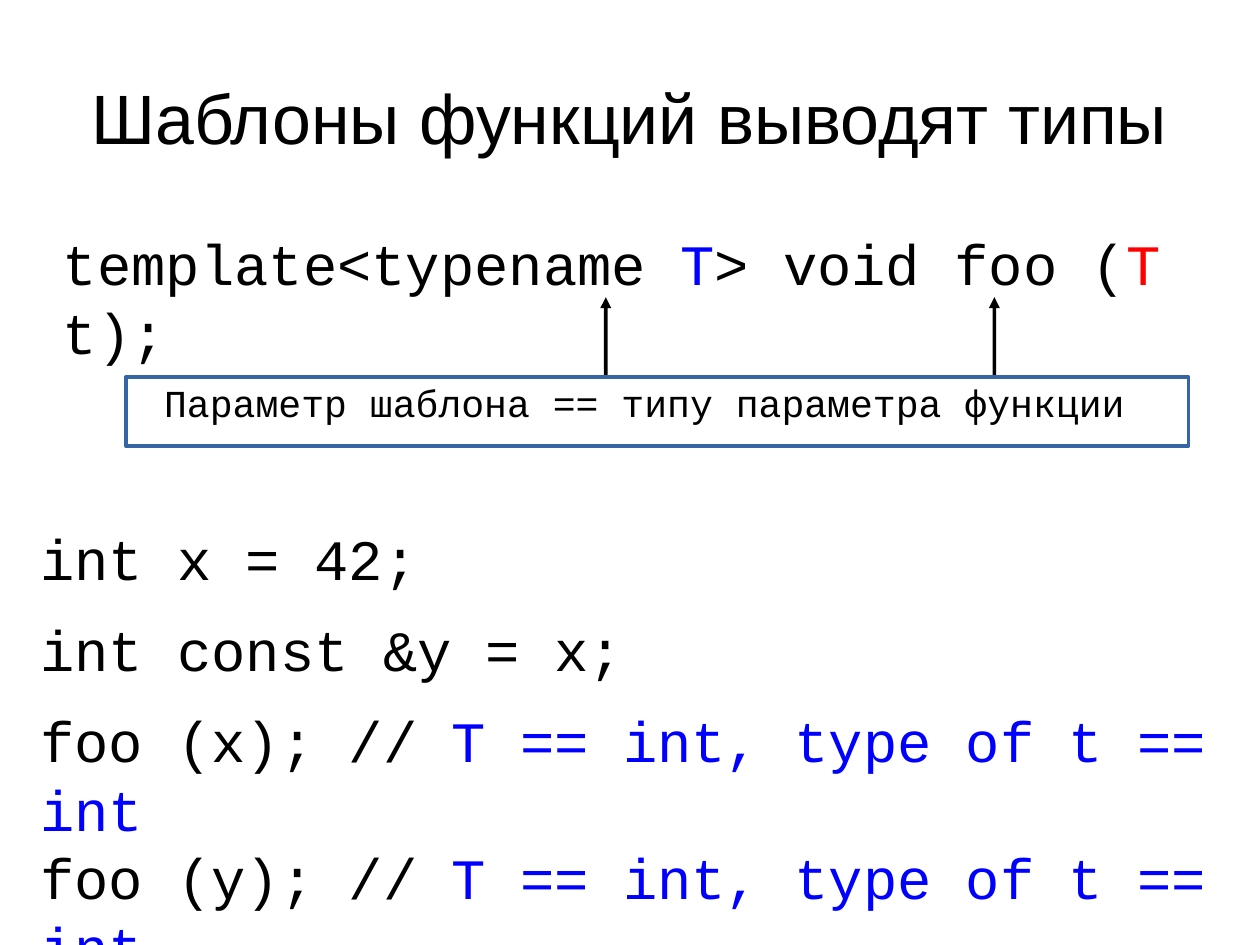
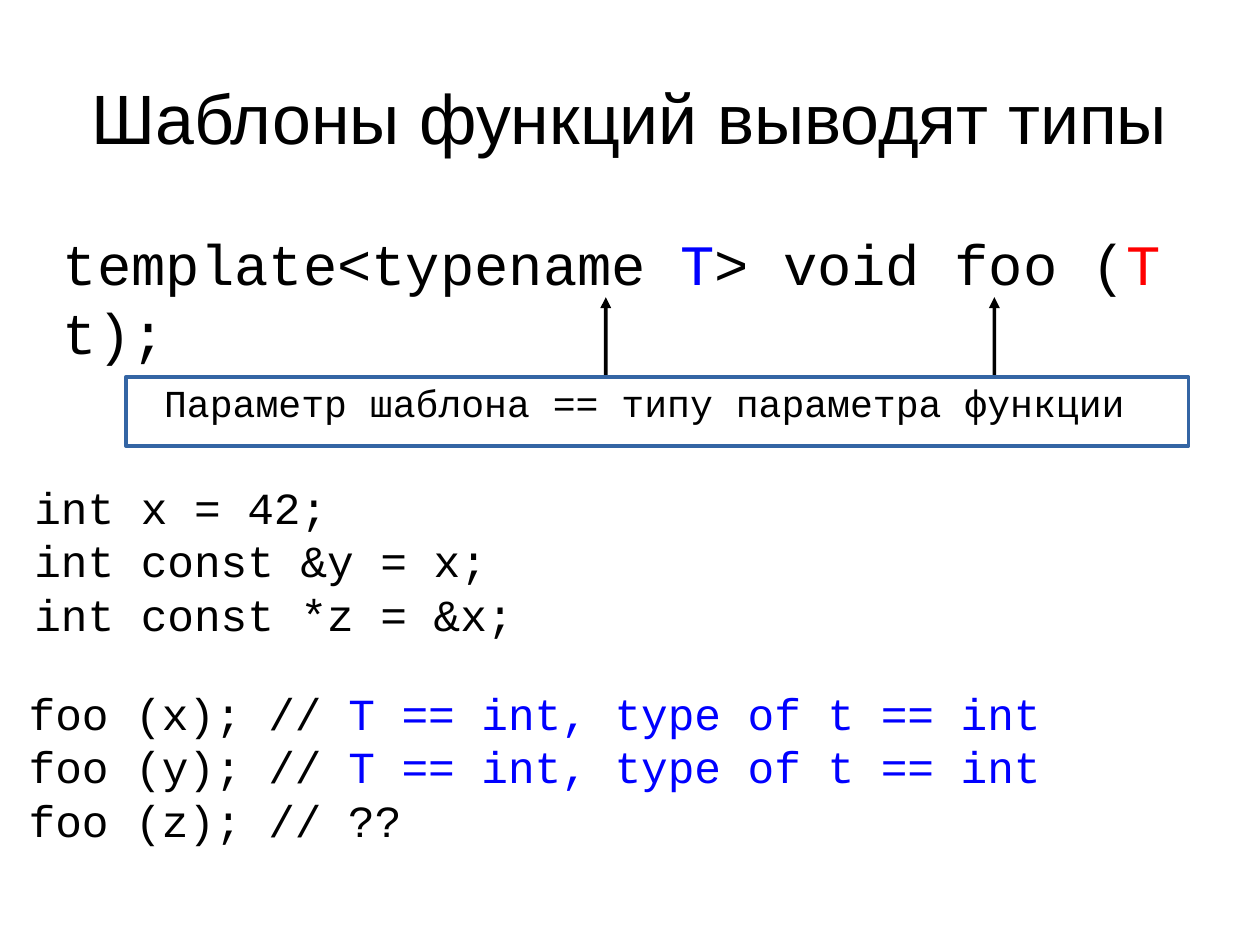
Before and after one commit to MIPT-ILab/cpp-lects-rus, a slide deck: slide 4 of slides/lec1-6-inference.odp. Drawn at 1260x945 pixels with LibreOffice and Linux fonts; fonts in the diff are those of the drawing. Boxes give left, top, right and bottom in pixels: in the first picture for what was removed or moved away, otherwise in the second. Text is boxed around its words. In the diff, an @@ line names an element or a change of style, - is before the commit and + after.

```diff
--- a/slides/lec1-6-inference.odp
+++ b/slides/lec1-6-inference.odp
@@ text added at (34, 493, 514, 639), 28 pt, text #000000 @@
+int x = 42;
+int const &y = x;
+int const *z = &x;
@@ text at (29, 698, 1041, 847): text changed; size 36 to 28 pt; text colour #000000 to #0000FF @@
-int x = 42;
-int const &y = x;
-foo (x); // T == int, type of t == int
-foo (y); // T == int, type of t == int
+foo (x); // T == int, type of t == int
+foo (y); // T == int, type of t == int
+foo (z); // ??
```
Also in this commit, not shown: 4 other slides changed, 3 slides added, 7 other files.
